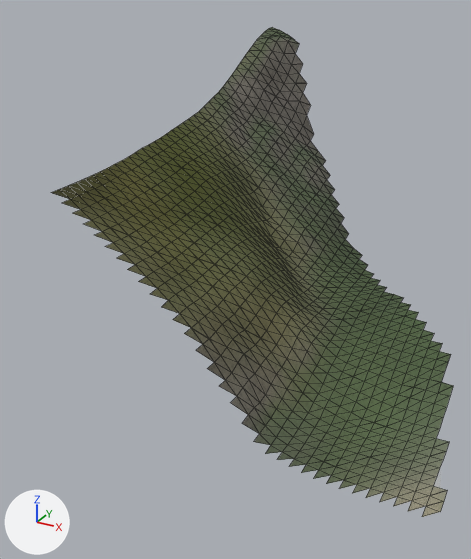
A saved change to the glTF model eloria-assets/maps/continent-v2/brambleshaw/client/chunks/12_09/world.glb.
One viewpoint serves both versions: a 50 mm lens placed at (241.9, -37.7, 67.1), pointed at (187.9, 60.4, 18.0). Arrows for +X, +Y and +Z are at lower left; the lights stay in place. The older version comes first. Mesh edges are drawn as thin lines. Where no turn or scale is listed for an object, it has been applied to the vertices. Vertices at exactly the same position are counted once.

The first picture shows 'AuthoredGround_brambleshawBase_brambleshaw_12_09', 'Terrain_brambleshaw_12_09'.
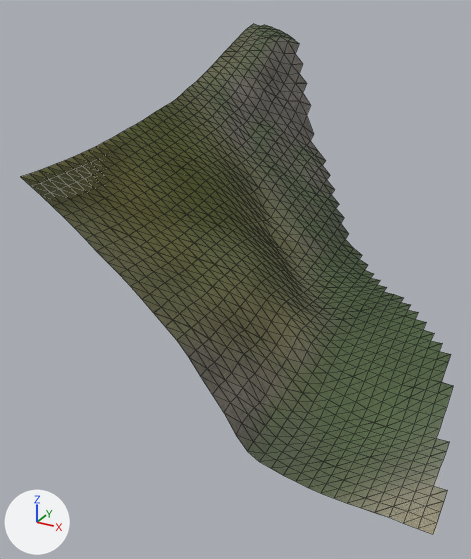
Changed parts and their boxes (x1, y1, x2, y2) in the pictures (471 x 559 px):
'AuthoredGround_brambleshawBase_brambleshaw_12_09', reshaped (8% wider)
    before: (52, 27, 453, 517)
    after: (21, 26, 453, 534)
'Terrain_brambleshaw_12_09', reshaped
    before: (292, 38, 449, 512)
    after: (21, 24, 449, 531)
part 1 of me_terrain_brambleshaw_12_09, added
    after: (21, 24, 440, 531)
part 2 of me_authoredground_brambleshawbase_brambleshaw_12_09, added
    after: (21, 26, 440, 534)
part 3 of me_authoredground_brambleshawbase_brambleshaw_12_09, recoloured
    both: (52, 27, 441, 517)

Diff of the bpy script that builds the scene:
```diff
--- a/eloria-assets/maps/continent-v2/brambleshaw/client/chunks/12_09/world.glb.py
+++ b/eloria-assets/maps/continent-v2/brambleshaw/client/chunks/12_09/world.glb.py
@@ me_terrain_brambleshaw_12_09 @@
 # used by ob_terrain_brambleshaw_12_09; location = (-1402.0, 7768.0, 0.0)
-me_terrain_brambleshaw_12_09.from_pydata(...)  # 883 vertices, 1624 faces; spans x 1571.0..1635.0, y -7731.0..-7655.0, z 1.3..59.6
+me_terrain_brambleshaw_12_09.from_pydata(...)  # 1030 vertices, 1910 faces; spans x 1567.0..1635.0, y -7735.0..-7655.0, z 1.0..60.4
+# me_terrain_brambleshaw_12_09 part 1: 147 vertices added at x 1567.0..1635.0, y -7735.0..-7655.0, z 1.0..60.4
 me_terrain_brambleshaw_12_09.materials.append(mat_continental_ground)
@@ me_authoredground_brambleshawbase_brambleshaw_12_09 @@
 # used by ob_authoredground_brambleshawbase_brambleshaw_12_09; location = (-1402.0, 7768.0, 0.0)
-me_authoredground_brambleshawbase_brambleshaw_12_09.from_pydata(...)  # 915 vertices, 1654 faces; spans x 1571.0..1635.0, y -7733.0..-7655.0, z 1.1..59.6
+me_authoredground_brambleshawbase_brambleshaw_12_09.from_pydata(...)  # 1028 vertices, 1868 faces; spans x 1567.0..1635.0, y -7735.0..-7655.0, z 1.0..59.9
+# me_authoredground_brambleshawbase_brambleshaw_12_09 part 2: 113 vertices added at x 1567.0..1635.0, y -7735.0..-7657.0, z 1.0..59.9
+# me_authoredground_brambleshawbase_brambleshaw_12_09 part 3: 1544 kept faces spanning x 1571.0..1635.0, y -7733.0..-7655.0, z 1.4..59.6 get new vertex colours
 me_authoredground_brambleshawbase_brambleshaw_12_09.materials.append(mat_authored_brambleshawbase)
```
